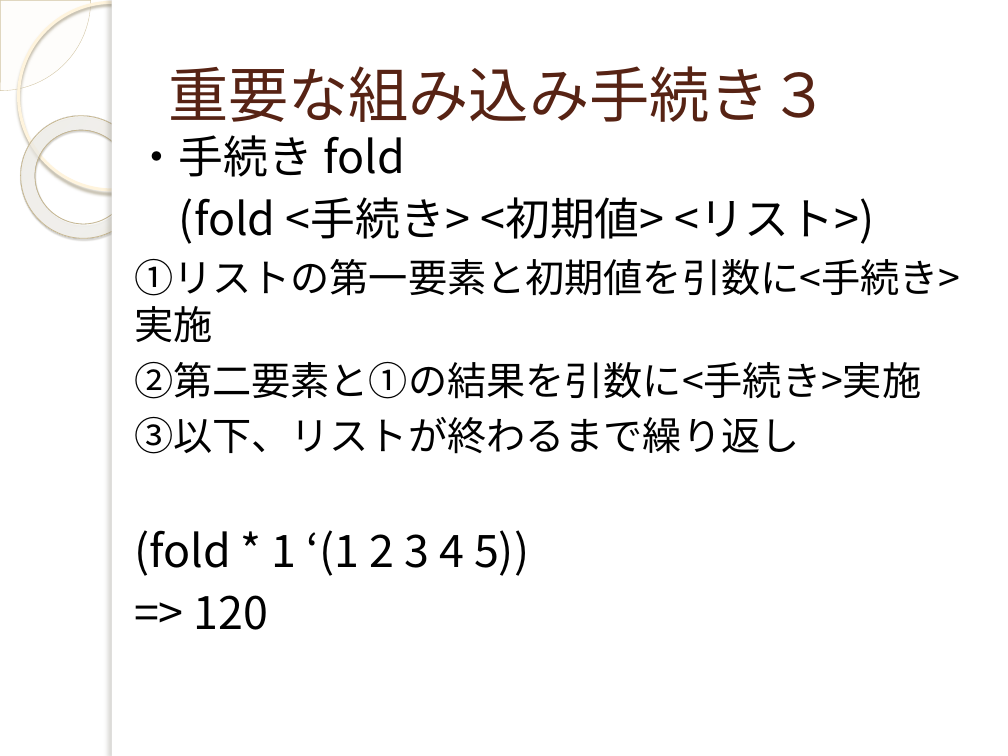
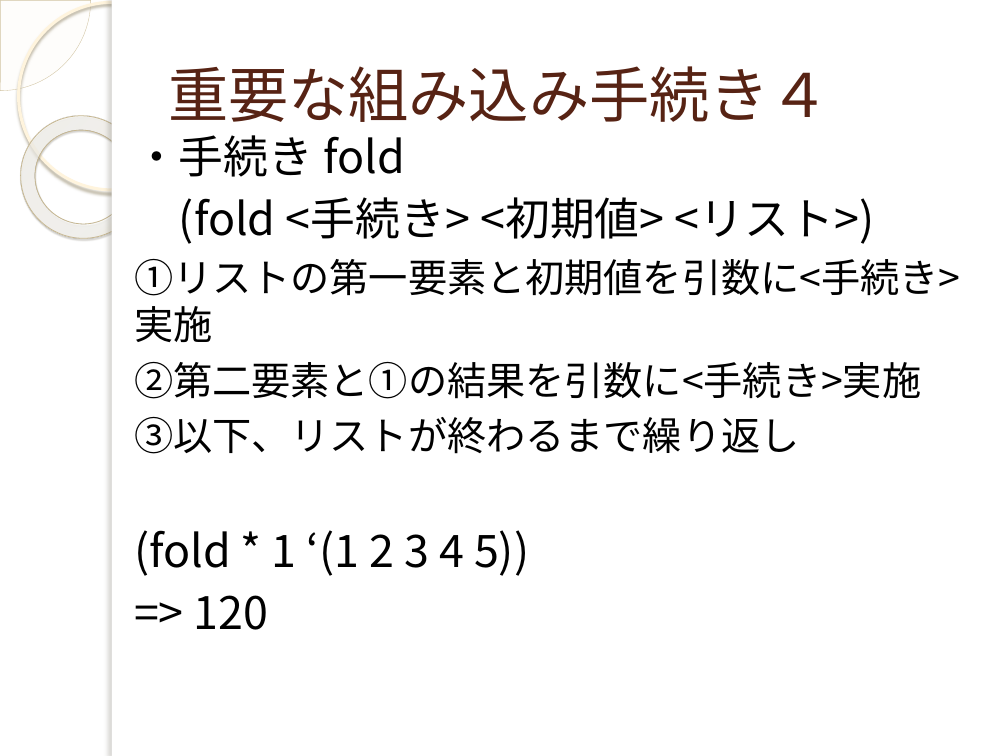
Before and after one commit to yuridonus/FEstudy, a slide deck: slide 26 of scheme.pptx (slide 24 before the commit). Drawn at 1008x756 pixels with LibreOffice and Linux fonts; fonts in the diff are those of the drawing; background and template pictures are left out. Boxes give left, top, right and bottom in pixels: in the first picture for what was removed or moved away, otherwise in the second. Text is boxed around its words. In the diff, an @@ line names an element or a change of style, - is before the commit and + after.

```diff
--- a/scheme.pptx
+++ b/scheme.pptx
@@ title at bbox=[168, 66, 830, 122]: text changed @@
-重要な組み込み手続き３
+重要な組み込み手続き４
```
Also in this commit, not shown: 6 other slides changed, 5 slides added, 1 slide removed.
